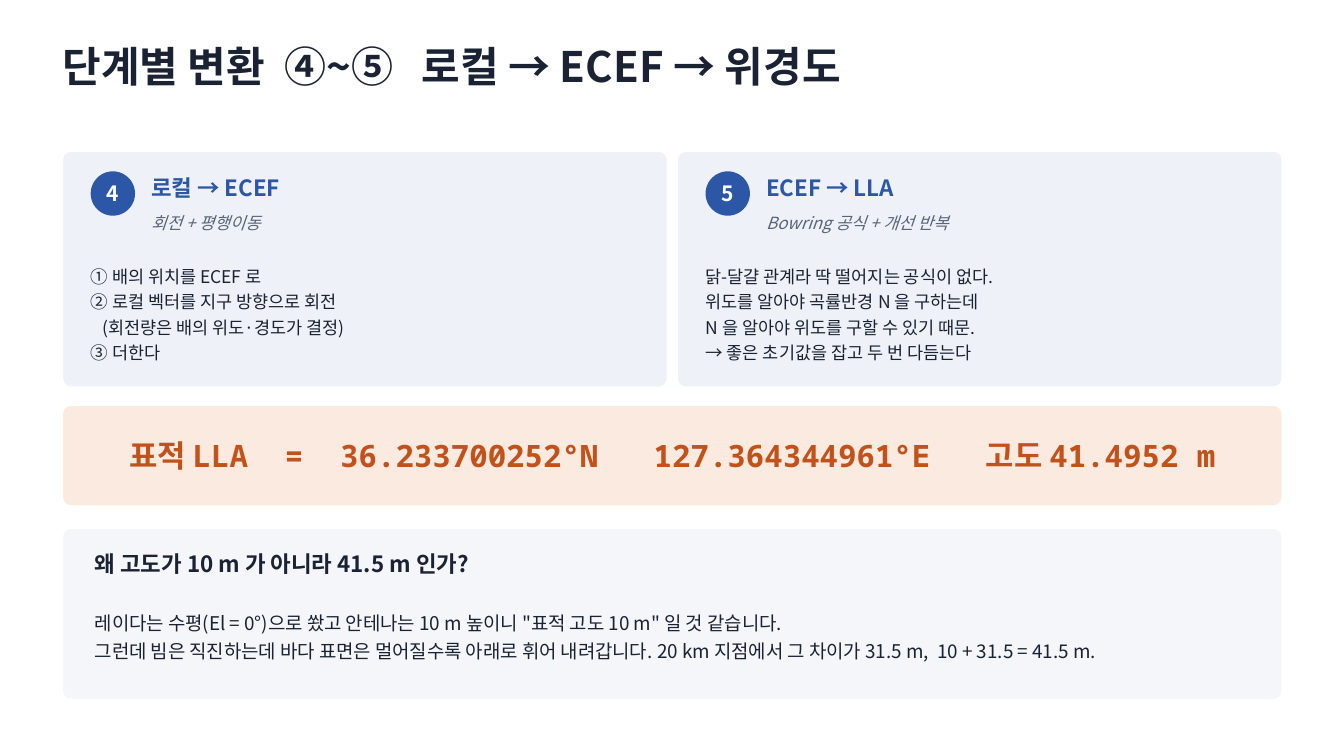
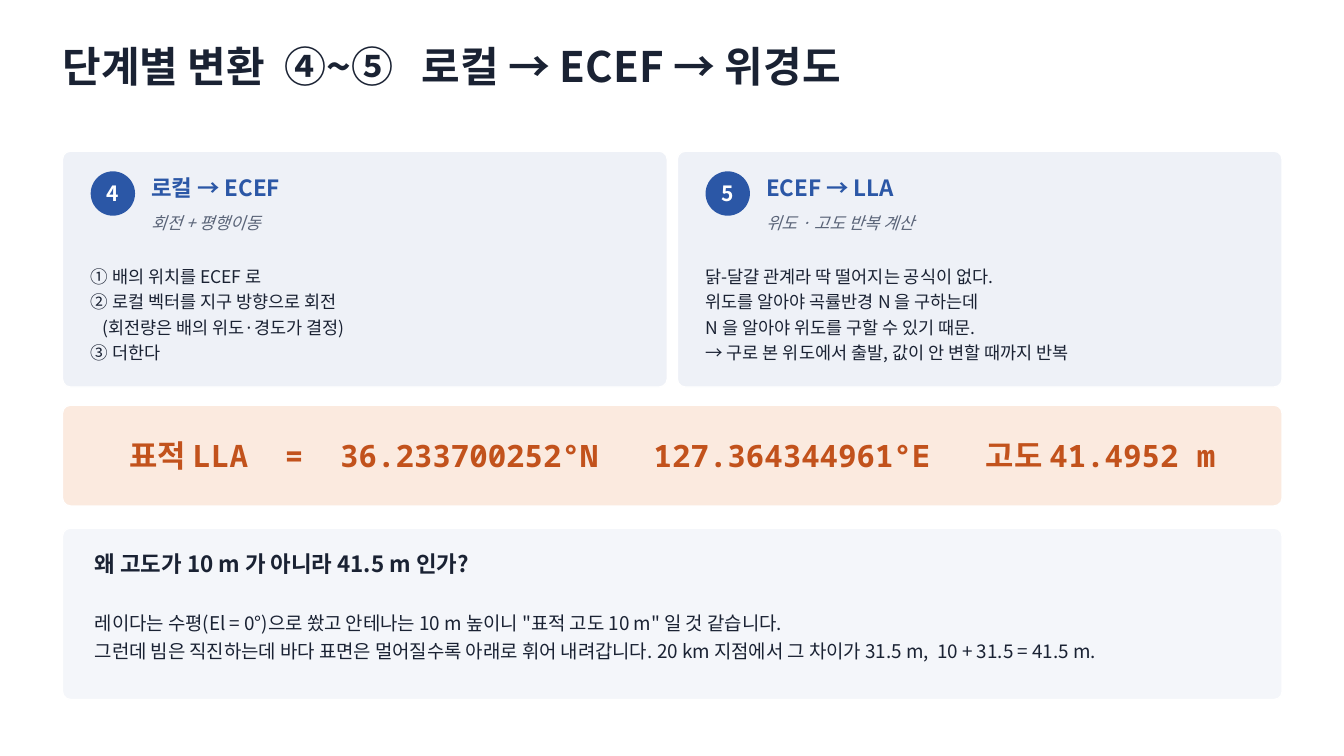
Before and after one commit to harley-hwan/IpcProc, a slide deck: slide 27 of Part2_CoordFrames/ref/산출물/Chapter2_coordinate_systems.pptx. Drawn at 1344x756 pixels with LibreOffice and Linux fonts; fonts in the diff are those of the drawing. Boxes give left, top, right and bottom in pixels: in the first picture for what was removed or moved away, otherwise in the second. Text is boxed around its words. In the diff, an @@ line names an element or a change of style, - is before the commit and + after.

```diff
--- a/Part2_CoordFrames/ref/산출물/Chapter2_coordinate_systems.pptx
+++ b/Part2_CoordFrames/ref/산출물/Chapter2_coordinate_systems.pptx
@@ text at [766,215,914,231]: text changed @@
-Bowring 공식 + 개선 반복
+위도 · 고도 반복 계산
@@ text at [727,344,1068,362]: text changed @@
-→ 좋은 초기값을 잡고 두 번 다듬는다
+→ 구로 본 위도에서 출발, 값이 안 변할 때까지 반복
```
Also in this commit, not shown: 6 other slides changed, 1 slide added, 9 other files.
